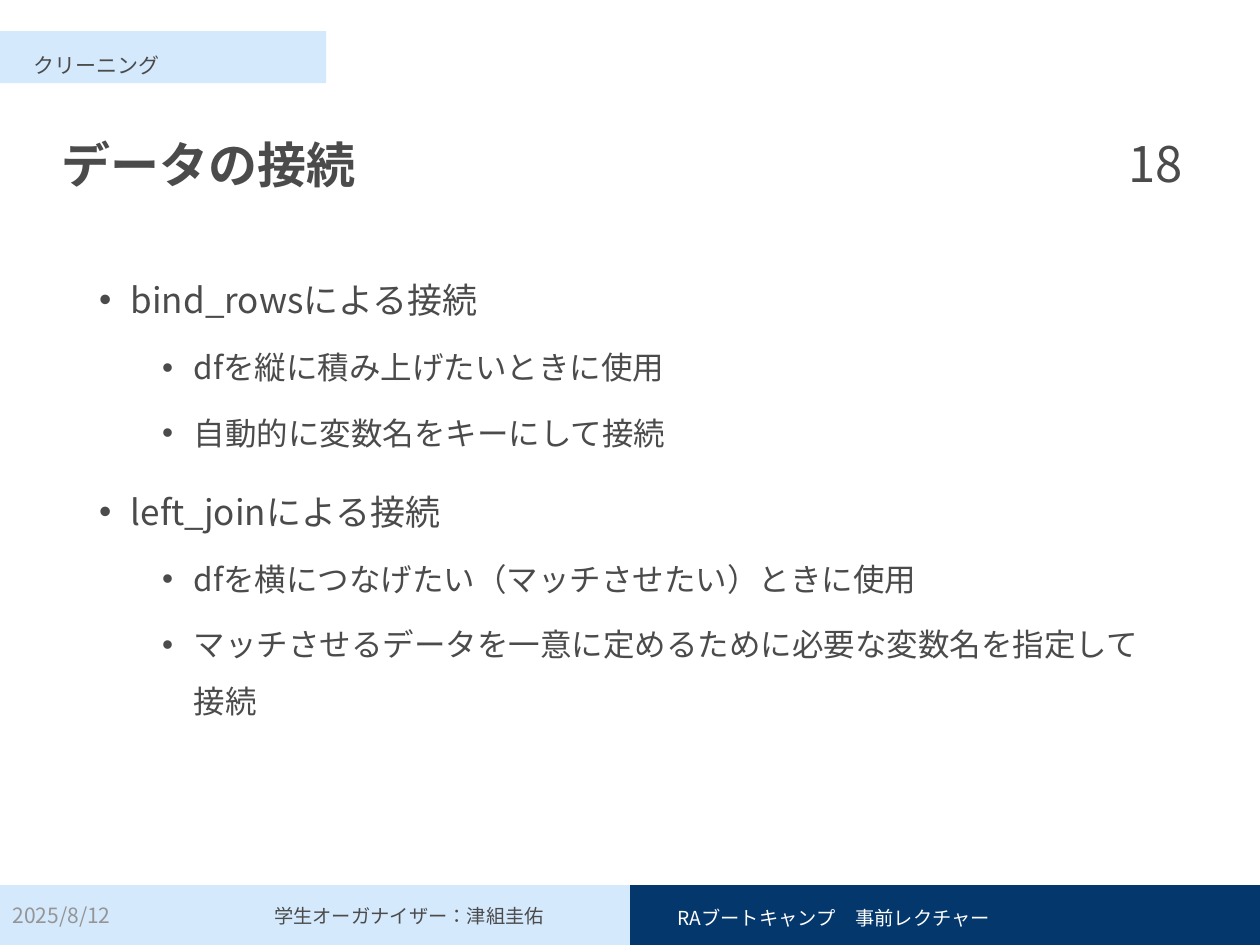
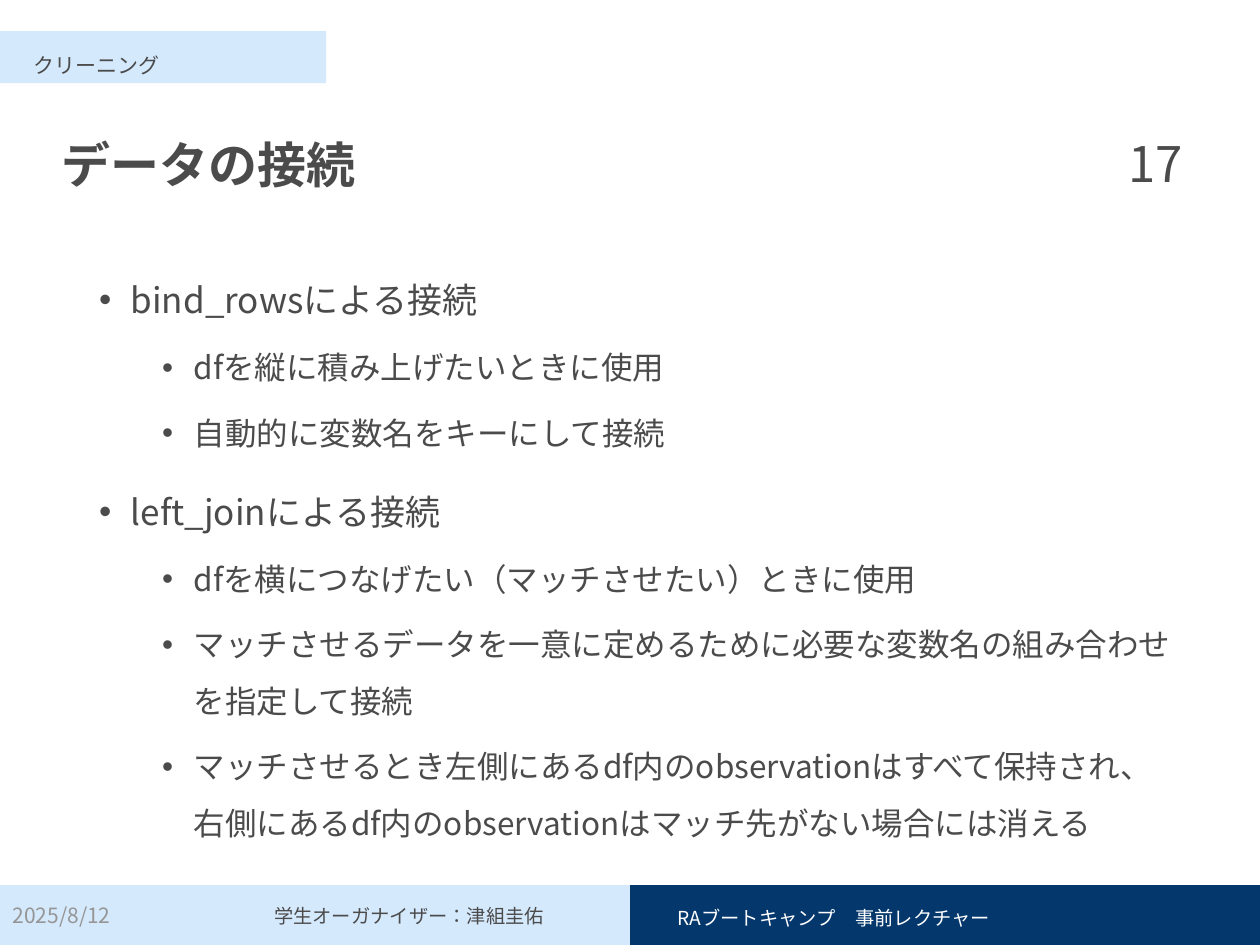
Before and after one commit to Keisuke-Tsugumi/pre-lecture, a slide deck: slide 17 of 事前レクチャー_スライド.pptx (slide 18 before the commit). Drawn at 1260x945 pixels with LibreOffice and Linux fonts; fonts in the diff are those of the drawing. Boxes give left, top, right and bottom in pixels: in the first picture for what was removed or moved away, otherwise in the second. Text is boxed around its words. In the diff, an @@ line names an element or a change of style, - is before the commit and + after.

```diff
--- a/事前レクチャー_スライド.pptx
+++ b/事前レクチャー_スライド.pptx
@@ page number at bbox=[1129, 146, 1183, 182]: text changed @@
-18
+17
@@ text at bbox=[194, 629, 1170, 838]: text changed @@
-  • マッチさせるデータを一意に定めるために必要な変数名を指定して接続
+  • マッチさせるデータを一意に定めるために必要な変数名の組み合わせを指定して接続
+  • マッチさせるとき左側にあるdf内のobservationはすべて保持され、右側にあるdf内のobservationはマッチ先がない場合には消える
```
Also in this commit, not shown: 14 other slides changed, 1 slide removed, 3 other files.
